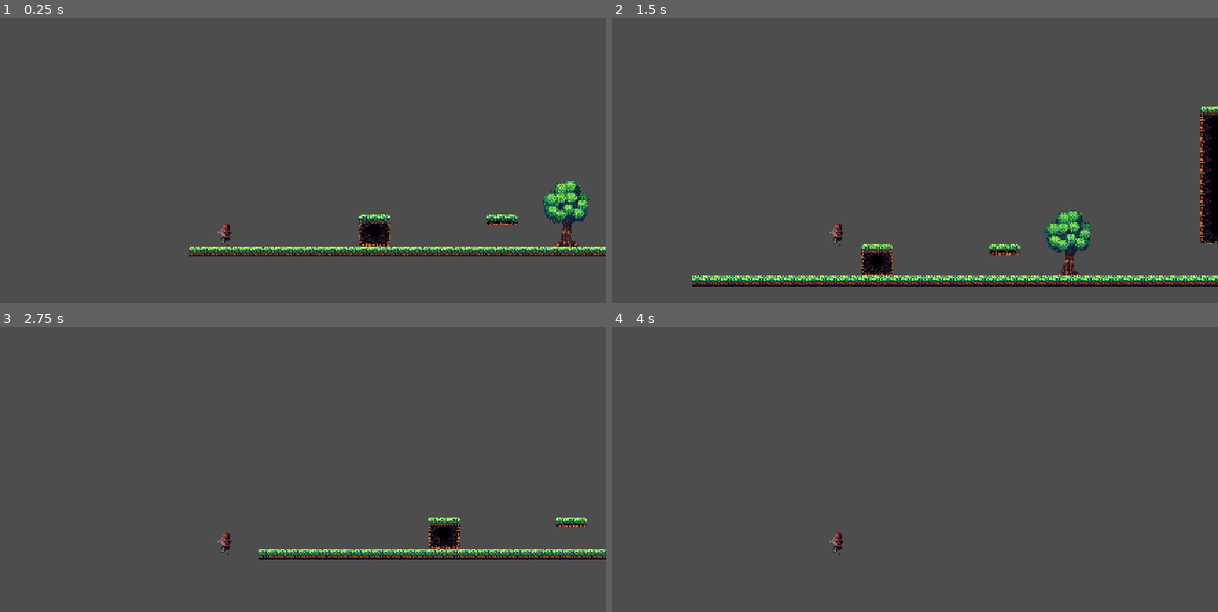
Above: before the commit, frames 1-4 (two rows, left to right).
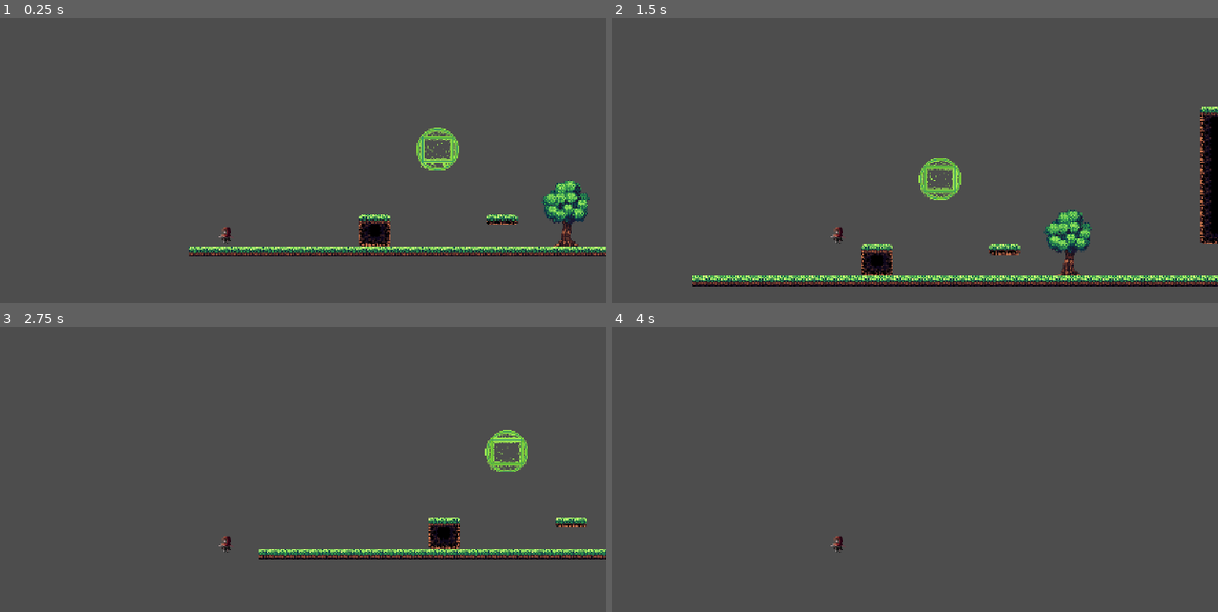
Above: after the commit, the same moments.

Repository: VMacuco/DCC148-Trabalho-2
Game: Godot game, scene res://Scenes/Maps/mapa_de_teste.tscn
Two runs of this game, one before a commit and one after it. Both use one fixed random seed, a clock stepped at 60 frames per second and the inputs below. The project has no main scene, so this scene is started directly.
Inputs (mouse positions are in pixels of both pictures, inside the frame that each line leads up to):
- Up to frame 1 (0.25 s): no input
- Up to frame 2 (1.5 s): tap Enter at 0.5 s; move the mouse to (1005, 211) at 0.52 s; press the mouse at (1005, 211) at 0.53 s; hold D (direita) from 0.53 s (still down); tap Space (pulo) at 0.77, 1.07 s; tap Shift (dash) at 0.8, 1.35 s; move the mouse to (684, 254) at 1.27 s; release the mouse at (684, 254) at 1.28 s
- Up to frame 3 (2.75 s): tap Space (pulo) at 1.52, 1.55, 1.82, 2.1 s; move the mouse to (303, 446) at 2.02 s; release D (direita) at 2.03 s; press the mouse at (303, 446) at 2.03 s; hold A (esquerda) from 2.03 s (still down)
- Up to frame 4 (4 s): move the mouse to (outside the picture) at 2.77 s; release A (esquerda) at 2.78 s; release the mouse at (outside the picture) at 2.78 s; hold D (direita) from 2.78 s (still down); click (outside the picture) at 2.85 s; tap Space (pulo) at 3.02, 3.32, 3.77, 3.8 s; tap Shift (dash) at 3.05, 3.6 s; move the mouse to (1066, 606) at 3.52 s

The runs differ from the first frame. In frame 1, 0.6% of the frame differs, in the area x 35-76%, y 38-80%; in frame 2, 0.6%; in frame 3, 0.6%; in frame 4, less than 0.1%.

Commit message:
GRAPLING HOOK

Diff:
--- a/dcc-148-trab-2/Scenes/Maps/mapa_de_teste.tscn
+++ b/dcc-148-trab-2/Scenes/Maps/mapa_de_teste.tscn
@@ -2,6 +2,8 @@
 
 [ext_resource type="Texture2D" uid="uid://dm14doqgde47u" path="res://Assests/Tileset/Pixel Woods Asset Pack/Tileset/Pixel_Woods_Tileset.png" id="1_0dy1t"]
 [ext_resource type="PackedScene" uid="uid://d1gof0lbq83lp" path="res://Scenes/Player/Player.tscn" id="2_vvp40"]
+[ext_resource type="PackedScene" uid="uid://de2nhx6dlmgpd" path="res://Scenes/whip_target.tscn" id="3_8rmst"]
+[ext_resource type="Texture2D" uid="uid://btmqndpqudj3t" path="res://Assests/Targets/Pendulum.png" id="4_ku6ma"]
 
 [sub_resource type="TileSetAtlasSource" id="TileSetAtlasSource_8rmst"]
 texture = ExtResource("1_0dy1t")
@@ -213,3 +215,7 @@
 
 [node name="CharacterBody2D" parent="." unique_id=852017234 groups=["Player"] instance=ExtResource("2_vvp40")]
 position = Vector2(53, 42)
+
+[node name="Whip_Target" parent="." unique_id=2015582509 instance=ExtResource("3_8rmst")]
+position = Vector2(375, -83)
+texture = ExtResource("4_ku6ma")
--- a/dcc-148-trab-2/Scenes/Player/Player.tscn
+++ b/dcc-148-trab-2/Scenes/Player/Player.tscn
@@ -544,13 +544,14 @@
 size = Vector2(28, 18)
 
 [node name="CharacterBody2D" type="CharacterBody2D" unique_id=852017234]
+collision_layer = 2
 script = ExtResource("1_ft8w5")
 
 [node name="Sprites" type="AnimatedSprite2D" parent="." unique_id=856813863]
 position = Vector2(2, -8.5)
 scale = Vector2(1, 0.953125)
 sprite_frames = SubResource("SpriteFrames_h0jfm")
-animation = &"Falling"
+animation = &"Falling_begin"
 
 [node name="Colision" type="CollisionShape2D" parent="." unique_id=428085725]
 position = Vector2(3, 5)
@@ -562,3 +563,5 @@
 disabled = true
 
 [node name="Camera2D" type="Camera2D" parent="." unique_id=1038382445]
+
+[node name="WhipLine" type="Line2D" parent="." unique_id=545375402]
--- a/dcc-148-trab-2/Scenes/Player/player.gd
+++ b/dcc-148-trab-2/Scenes/Player/player.gd
@@ -1,5 +1,30 @@
 class_name Player
 extends CharacterBody2D
+
+enum WhipState { NONE, FIRING, PULLING, SWINGING }
+
+@export_group("Chicote")
+@export var WHIP_SPEED := 1800.0
+@export var WHIP_RANGE := 350.0
+@export var PULL_SPEED := 900.0
+@export var LAUNCH_SPEED := 600.0
+@export var LAUNCH_LOCK_TIME := 0.25
+@export var SWING_KICK := 150.0
+@export var SWING_RELEASE_LOCK := 0.2
+@export_flags_2d_physics var WHIP_MASK := 5  # layers 1 (mundo) + 3 (alvos)
+
+var whip_state := WhipState.NONE
+var whip_dir := Vector2.RIGHT
+var whip_length := 0.0
+var whip_target: Whip_Target = null
+var pendulum_zone_target: Whip_Target = null
+var pull_dir := Vector2.ZERO
+var swing_angle := 0.0
+var swing_omega := 0.0
+var swing_length := 0.0
+var swing_sign := 1.0
+
+@onready var whip_line: Line2D = $WhipLine
 
 @export var SPEED := 300.0
 @export var JUMP_VELOCITY := -400.0
@@ -44,6 +69,17 @@
 		move_and_slide()
 		return
 
+	#Chicote
+	match whip_state:
+		WhipState.PULLING:
+			process_pull(delta)
+			return
+		WhipState.SWINGING:
+			process_swing(delta)
+			return
+		WhipState.FIRING:
+			updade_whip_shoot(delta)
+
 	# Gravidade
 	if not is_on_floor():
 		velocity += get_gravity() * delta
@@ -86,6 +122,13 @@
 	# Wall slide
 	handle_wall_slide(direction, delta)
 
+	#Disparar Chicote
+	if Input.is_action_just_pressed("chicote") and whip_state == WhipState.NONE:
+		if pendulum_zone_target:
+			start_swing(pendulum_zone_target)
+		else:
+			start_whip_shoot()
+
 	# Dash
 	if Input.is_action_just_pressed("dash") and not dash_blocked:
 		start_dash()
@@ -94,6 +137,7 @@
 
 
 func start_dash() -> void:
+	end_whip()
 	is_dashing = true
 	is_wall_sliding = false
 	dash_blocked = true
@@ -136,3 +180,122 @@
 	coyote_timer = 0.0
 	is_wall_sliding = false
 	wall_stick_timer = WALL_STICK_TIME
+
+#-----------Funções do Chicote --------------------------------------------------
+
+#disparo
+func start_whip_shoot()->void:
+	var aim := Input.get_vector("esquerda","direita","cima","baixo").normalized()
+	whip_dir = aim if aim != Vector2.ZERO else Vector2(facing,0.0)
+	whip_length = 0.0
+	whip_state = WhipState.FIRING
+
+func updade_whip_shoot(delta:float)->void:
+	if not Input.is_action_pressed("chicote"):
+		end_whip()
+		return
+
+	whip_length += WHIP_SPEED * delta
+	var from := global_position
+	var to:= from + whip_dir * minf(whip_length, WHIP_RANGE)
+
+	var query := PhysicsRayQueryParameters2D.create(from, to, WHIP_MASK)
+	query.collide_with_areas = true
+	query.exclude = [get_rid()]
+	var hit := get_world_2d().direct_space_state.intersect_ray(query)
+
+	if hit:
+		var c = hit.collider
+		if c is Whip_Target and c.type == Whip_Target.Type.GRAPPLE:
+			whip_target = c
+			whip_state = WhipState.PULLING
+			return
+		end_whip()
+		return
+	if whip_length >= WHIP_RANGE:
+		end_whip()
+		return
+	update_whip_line(to)
+
+#Puxão
+func process_pull(delta: float) -> void:
+	if not Input.is_action_pressed("chicote"):
+		end_whip()
+		return
+
+	var to_target := whip_target.global_position - global_position
+	var dist := to_target.length()
+
+	if dist <= maxf(20.0, PULL_SPEED * delta):
+		# chegou: arremessa na direção do movimento
+		velocity = pull_dir * LAUNCH_SPEED
+		wall_jump_lock = LAUNCH_LOCK_TIME
+		end_whip()
+		return
+
+	pull_dir = to_target.normalized()
+	velocity = pull_dir * PULL_SPEED
+	move_and_slide()
+
+	if get_slide_collision_count() > 0:
+		end_whip()  # bateu em algo no caminho
+		return
+
+	update_whip_line(whip_target.global_position)
+
+# pendulo
+func start_swing(target: Whip_Target)->void:
+	whip_target = target
+	var r = global_position - target.global_position
+	swing_length = maxf(r.length(), 30.0)
+	swing_angle = atan2(r.x, r.y)
+
+	var aim := Input.get_vector("esquerda", "direita", "cima", "baixo")
+	swing_sign = signf(aim.x) if aim.x != 0.0 else facing
+	swing_omega = swing_sign * SWING_KICK / swing_length
+
+	is_wall_sliding = false
+	whip_state = WhipState.SWINGING
+
+func process_swing(delta: float) -> void:
+	if not Input.is_action_pressed("chicote"):
+		end_swing()
+		return
+
+	# pêndulo simples: θ'' = -(g/L)·sen(θ)
+	var g := get_gravity().length()
+	swing_omega += -(g / swing_length) * sin(swing_angle) * delta
+
+	# chegou na extremidade (a velocidade inverteu): solta sem voltar
+	if swing_omega * swing_sign <= 0.0:
+		end_swing()
+		return
+
+	swing_angle += swing_omega * delta
+	var pivot := whip_target.global_position
+	var new_pos := pivot + Vector2(sin(swing_angle), cos(swing_angle)) * swing_length
+
+	velocity = (new_pos - global_position) / delta
+	move_and_slide()
+
+	if get_slide_collision_count() > 0:
+		end_swing()
+		return
+
+	update_whip_line(pivot)
+
+func end_swing() -> void:
+	wall_jump_lock = SWING_RELEASE_LOCK  # preserva o embalo
+	end_whip()
+
+#Comum
+func end_whip() -> void:
+	whip_state = WhipState.NONE
+	whip_target = null
+	whip_line.clear_points()
+
+
+func update_whip_line(world_end: Vector2) -> void:
+	whip_line.clear_points()
+	whip_line.add_point(Vector2.ZERO)
+	whip_line.add_point(to_local(world_end))
--- /dev/null
+++ b/dcc-148-trab-2/Scenes/whip_target.tscn
@@ -0,0 +1,26 @@
+[gd_scene format=3 uid="uid://de2nhx6dlmgpd"]
+
+[ext_resource type="Script" uid="uid://brnwu32b8pdj" path="res://whip_target.gd" id="1_cfv6f"]
+
+[sub_resource type="CircleShape2D" id="CircleShape2D_h0jfm"]
+resource_local_to_scene = true
+
+[sub_resource type="CircleShape2D" id="CircleShape2D_ryepx"]
+resource_local_to_scene = true
+radius = 197.12433
+
+[node name="Whip_Target" type="Area2D" unique_id=2015582509]
+script = ExtResource("1_cfv6f")
+
+[node name="Sprite2D" type="Sprite2D" parent="." unique_id=335133470]
+
+[node name="CollisionShape2D" type="CollisionShape2D" parent="." unique_id=1994719475]
+shape = SubResource("CircleShape2D_h0jfm")
+
+[node name="Pendulum_zone" type="Area2D" parent="." unique_id=716270907]
+
+[node name="CollisionShape2D" type="CollisionShape2D" parent="Pendulum_zone" unique_id=177537566]
+shape = SubResource("CircleShape2D_ryepx")
+
+[connection signal="body_entered" from="Pendulum_zone" to="." method="_on_pendulum_zone_body_entered"]
+[connection signal="body_exited" from="Pendulum_zone" to="." method="_on_pendulum_zone_body_exited"]
--- a/dcc-148-trab-2/project.godot
+++ b/dcc-148-trab-2/project.godot
@@ -66,6 +66,13 @@
 ]
 }
 
+[layer_names]
+
+2d_physics/layer_1="Mundo"
+2d_physics/layer_2="Player"
+2d_physics/layer_3="Alvos"
+2d_physics/layer_6="Hitbox_jogador"
+
 [physics]
 
 3d/physics_engine="Jolt Physics"
--- /dev/null
+++ b/dcc-148-trab-2/whip_target.gd
@@ -0,0 +1,68 @@
+@tool
+class_name Whip_Target
+extends Area2D
+
+enum Type {GRAPPLE, PENDULUM}
+
+const layer_target := 3
+const layer_player := 2
+
+@export var type := Type.GRAPPLE:
+	set(value):
+		type = value
+		if is_node_ready():
+			_apply_type()
+
+@export var texture: Texture2D:
+	set(value):
+		texture = value
+		if is_node_ready():
+			$Sprite2D.texture = texture
+
+@export var zone_radius := 150.0:
+	set(value):
+		zone_radius = value
+		if is_node_ready():
+			_apply_type()
+
+
+@onready var pendulum_zone:= $Pendulum_zone
+@onready var zone_shape:= $Pendulum_zone/CollisionShape2D
+
+
+# Called when the node enters the scene tree for the first time.
+func _ready() -> void:
+	$Sprite2D.texture = texture
+	_apply_type()
+
+	if Engine.is_editor_hint():
+		return
+
+
+func _apply_type()->void:
+	if zone_shape.shape is CircleShape2D:
+		zone_shape.shape.radius = zone_radius
+
+	match Type:
+		Type.GRAPPLE:
+			set_collision_layer_value(layer_target, true)
+			pendulum_zone.monitoring = false
+			zone_shape.set_deferred("disabled", true)
+		Type.PENDULUM:
+			set_collision_layer_value(layer_target, false)
+			pendulum_zone.collision_layer = 0
+			pendulum_zone.set_collision_layer_value(layer_player, true)
+			pendulum_zone.monitoring = true
+			zone_shape.set_deferred("disabled", false)
+
+
+
+
+func _on_pendulum_zone_body_entered(body: Node2D) -> void:
+	if body is Player:
+		body.pendulum_zone_target = self
+
+
+func _on_pendulum_zone_body_exited(body: Node2D) -> void:
+	if body is Player and body.pendulum_zone_target == self:
+		body.pendulum_zone_target = null
Binary file added: dcc-148-trab-2/Assests/Targets/Hook.png
Not shown, added: dcc-148-trab-2/Assests/Targets/Hook.png.import
Binary file added: dcc-148-trab-2/Assests/Targets/Pendulum.png
Not shown, added: dcc-148-trab-2/Assests/Targets/Pendulum.png.import
Not shown, added: dcc-148-trab-2/whip_target.gd.uid
